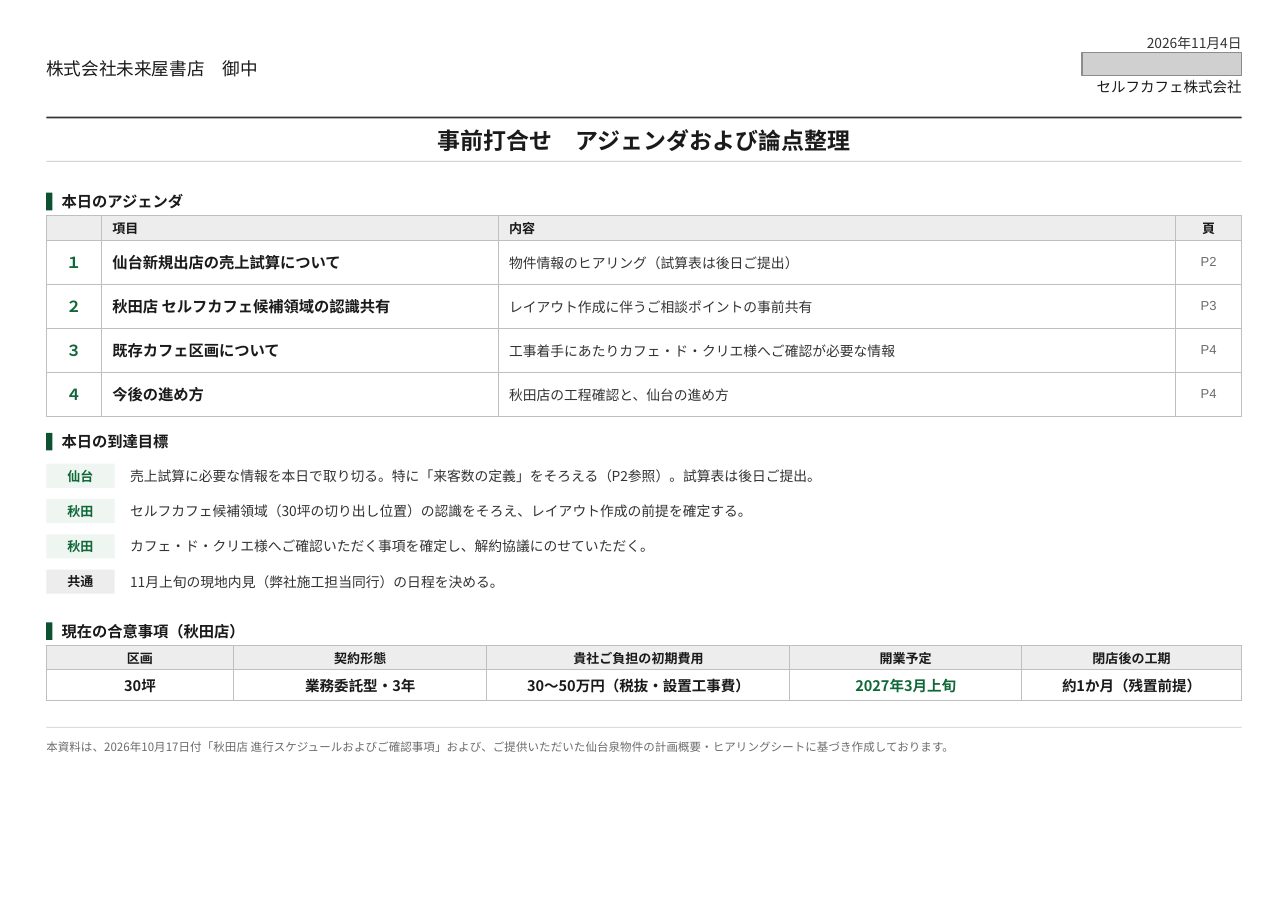
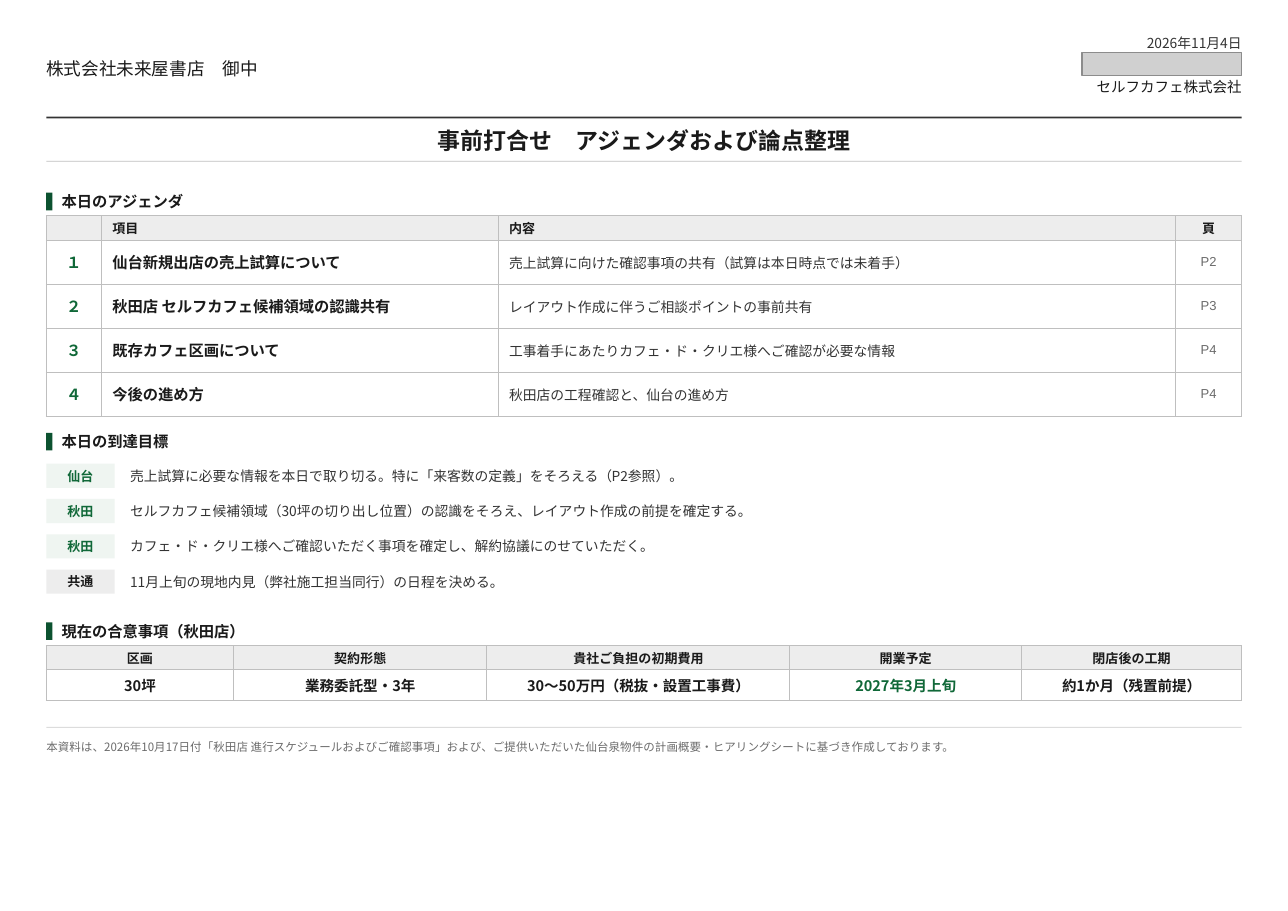
Before and after one commit to a5408071-cmd/suzuki-ceo, a slide deck: slide 1 of selfcafe-miraiya-kickoff-deck/mt-20261104.pptx. Drawn at 1288x911 pixels with LibreOffice and Linux fonts; fonts in the diff are those of the drawing; grey boxes stand for pictures. Boxes give left, top, right and bottom in pixels: in the first picture for what was removed or moved away, otherwise in the second. Text is boxed around its words. In the diff, an @@ line names an element or a change of style, - is before the commit and + after.

```diff
--- a/selfcafe-miraiya-kickoff-deck/mt-20261104.pptx
+++ b/selfcafe-miraiya-kickoff-deck/mt-20261104.pptx
@@ table at [46, 216, 1242, 406] @@
-row 2, column 3: 物件情報のヒアリング（試算表は後日ご提出）
+row 2, column 3: 売上試算に向けた確認事項の共有（試算は本日時点では未着手）
@@ text at [130, 469, 683, 482]: text changed @@
-売上試算に必要な情報を本日で取り切る。特に「来客数の定義」をそろえる（P2参照）。試算表は後日ご提出。
+売上試算に必要な情報を本日で取り切る。特に「来客数の定義」をそろえる（P2参照）。
```
Also in this commit, not shown: 1 other slide changed, 3 other files.
